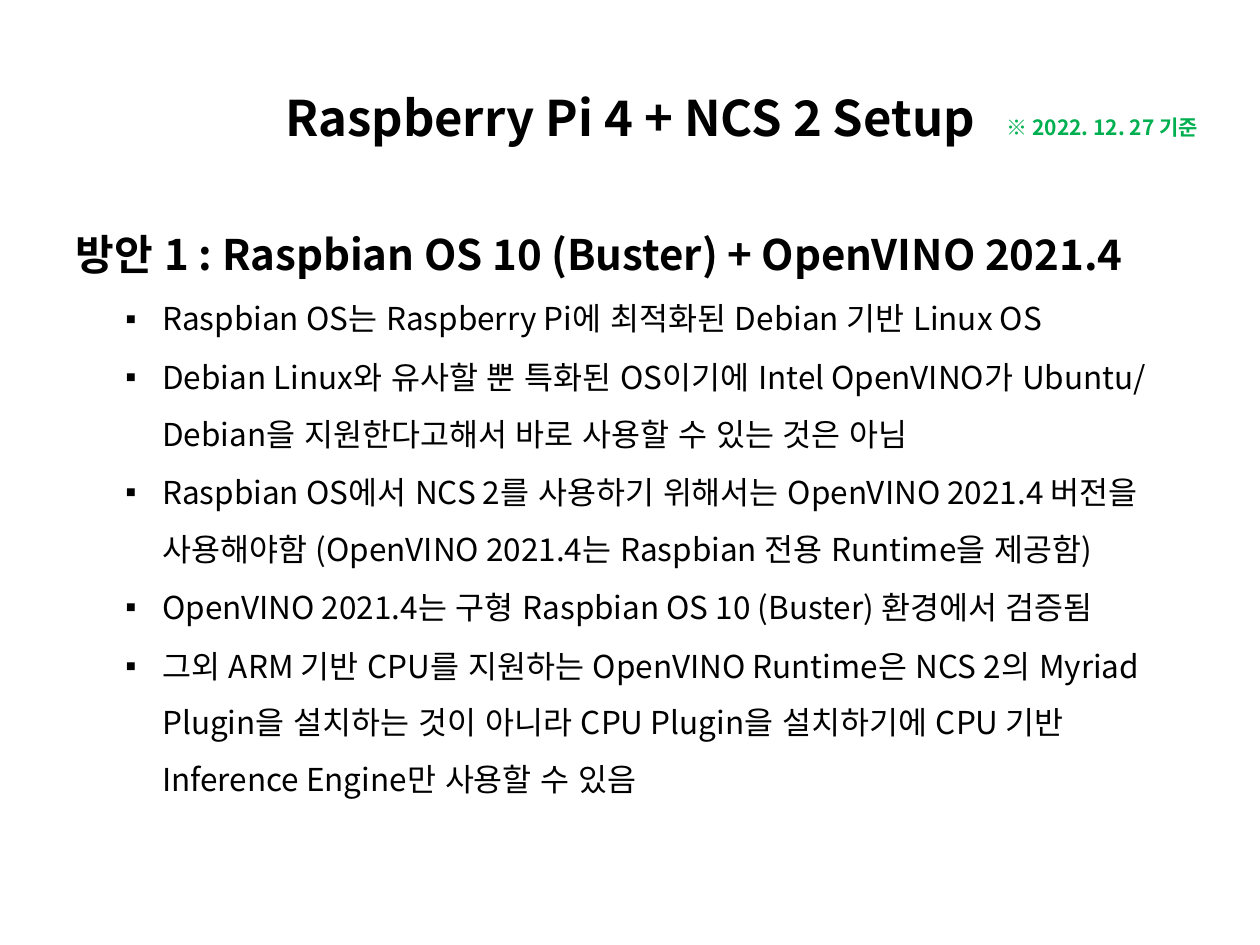
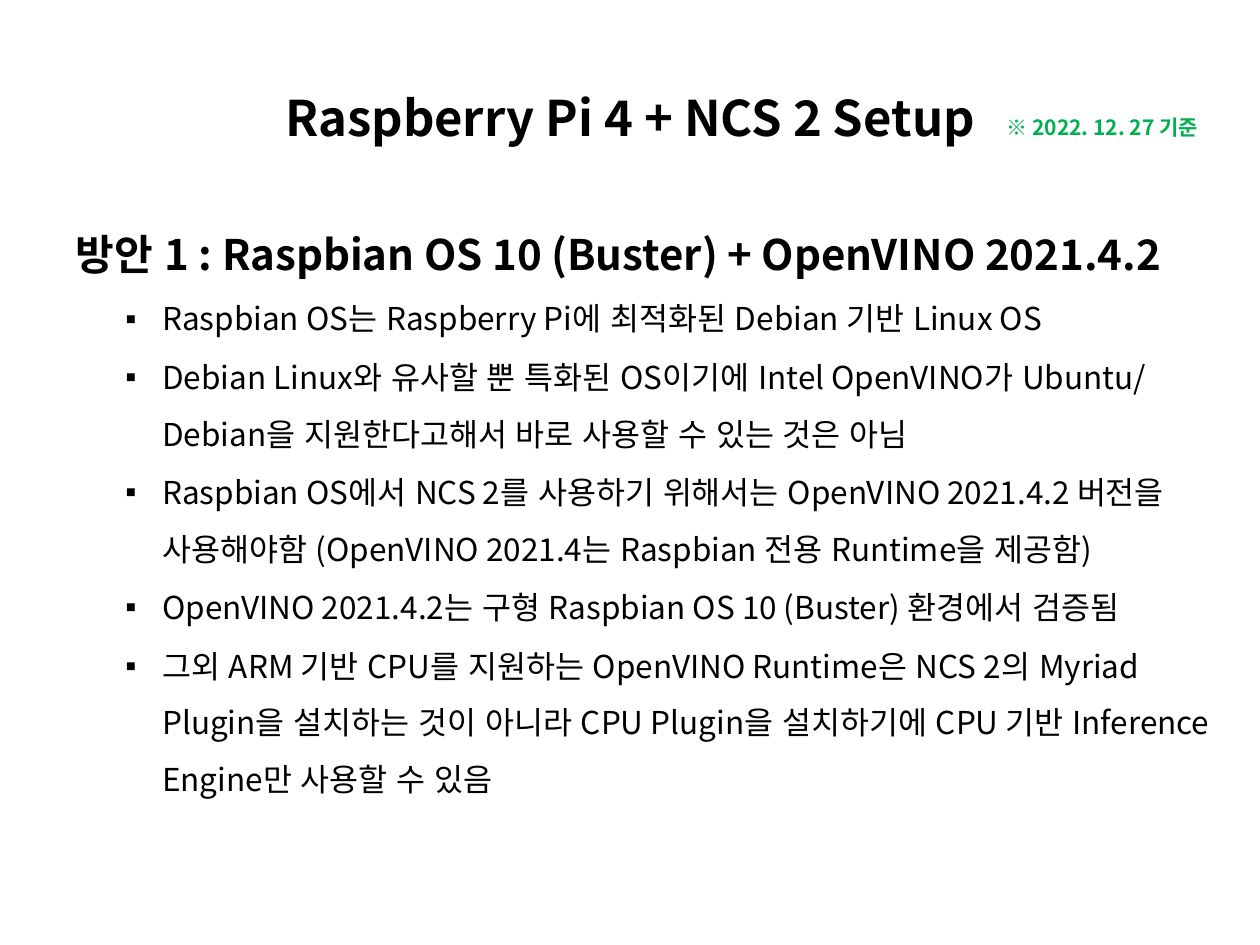
Before and after one commit to luwis93choi/Lecture-Materials-, a slide deck: slide 1 of Raspberry Pi + NCS Setup.pptx. Drawn at 1260x945 pixels with LibreOffice and Linux fonts; fonts in the diff are those of the drawing. Boxes give left, top, right and bottom in pixels: in the first picture for what was removed or moved away, otherwise in the second. Text is boxed around its words. In the diff, an @@ line names an element or a change of style, - is before the commit and + after.

Commit message:
Updates on Raspberry Pi + NCS Setup

```diff
--- a/Raspberry Pi + NCS Setup.pptx
+++ b/Raspberry Pi + NCS Setup.pptx
@@ text at box(76, 234, 1161, 279): text changed @@
-방안 1 : Raspbian OS 10 (Buster) + OpenVINO 2021.4
+방안 1 : Raspbian OS 10 (Buster) + OpenVINO 2021.4.2
@@ text at box(162, 478, 1164, 627): text changed @@
-▪ Raspbian OS에서 NCS 2를 사용하기 위해서는 OpenVINO 2021.4 버전을 사용해야함 (OpenVINO 2021.4는 Raspbian 전용 Runtime을 제공함)
-▪ OpenVINO 2021.4는 구형 Raspbian OS 10 (Buster) 환경에서 검증됨
+▪ Raspbian OS에서 NCS 2를 사용하기 위해서는 OpenVINO 2021.4.2 버전을 사용해야함 (OpenVINO 2021.4는 Raspbian 전용 Runtime을 제공함)
+▪ OpenVINO 2021.4.2는 구형 Raspbian OS 10 (Buster) 환경에서 검증됨
```
Also in this commit, not shown: 5 other slides changed, 5 slides added.
